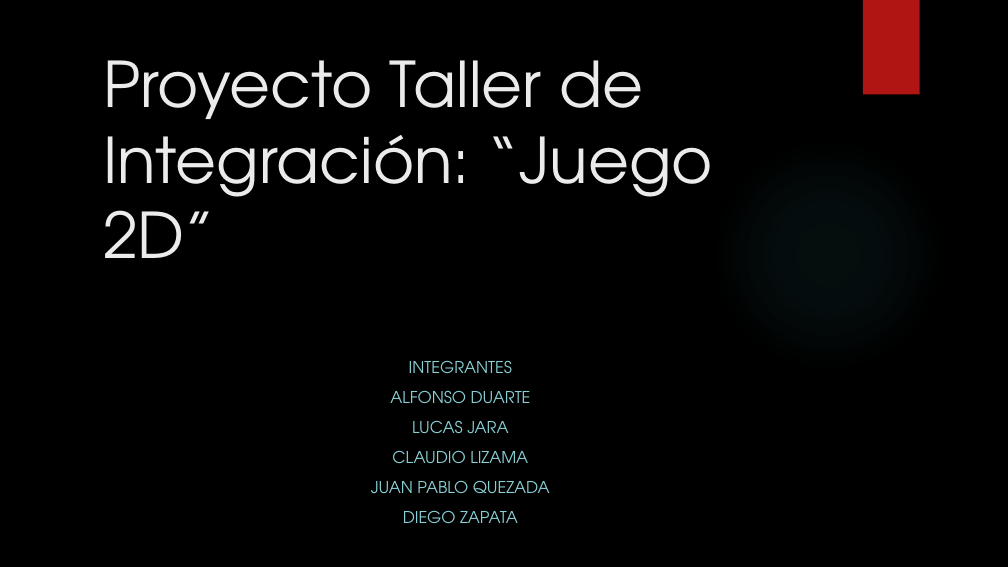
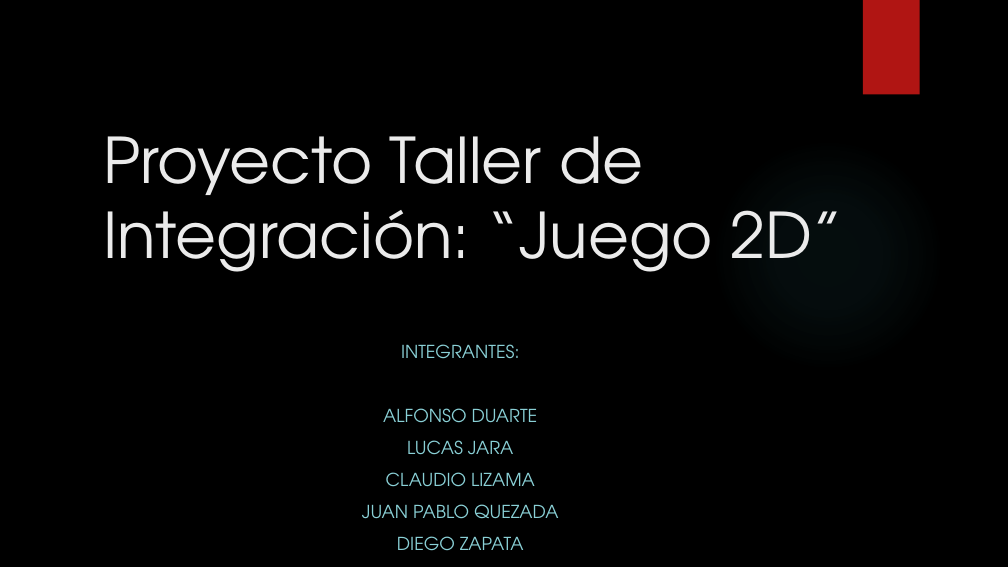
Before and after one commit to lucaszx/GameGOT, a slide deck: slide 1 of Presentacion de diagramas.pptx. Drawn at 1008x567 pixels with LibreOffice and Linux fonts; fonts in the diff are those of the drawing; background and template pictures are left out. Boxes give left, top, right and bottom in pixels: in the first picture for what was removed or moved away, otherwise in the second. Text is boxed around its words. In the diff, an @@ line names an element or a change of style, - is before the commit and + after.

```diff
--- a/Presentacion de diagramas.pptx
+++ b/Presentacion de diagramas.pptx
@@ title "Proyecto Taller de Integración: “Juego ..." rewrapped from (103,60,713,258) to (103,136,842,272) @@
@@ subtitle "INTEGRANTES:": place and size @@
-subtitle "INTEGRANTES:" at (371,360,550,523)
+subtitle "INTEGRANTES:" at (362,344,559,551)
@@ subtitle at (401,344,519,359): text changed; size 15.5 to 17 pt @@
-INTEGRANTES
+INTEGRANTES:
@@ subtitle at (362,408,559,551): size 15.5 to 17 pt in "ALFONSO DUARTE", "LUCAS JARA", "CLAUDIO LIZAMA", "JUAN PABLO QUEZADA" and 1 more places @@
```
Also in this commit, not shown: 1 other slide changed, 1 other file.
